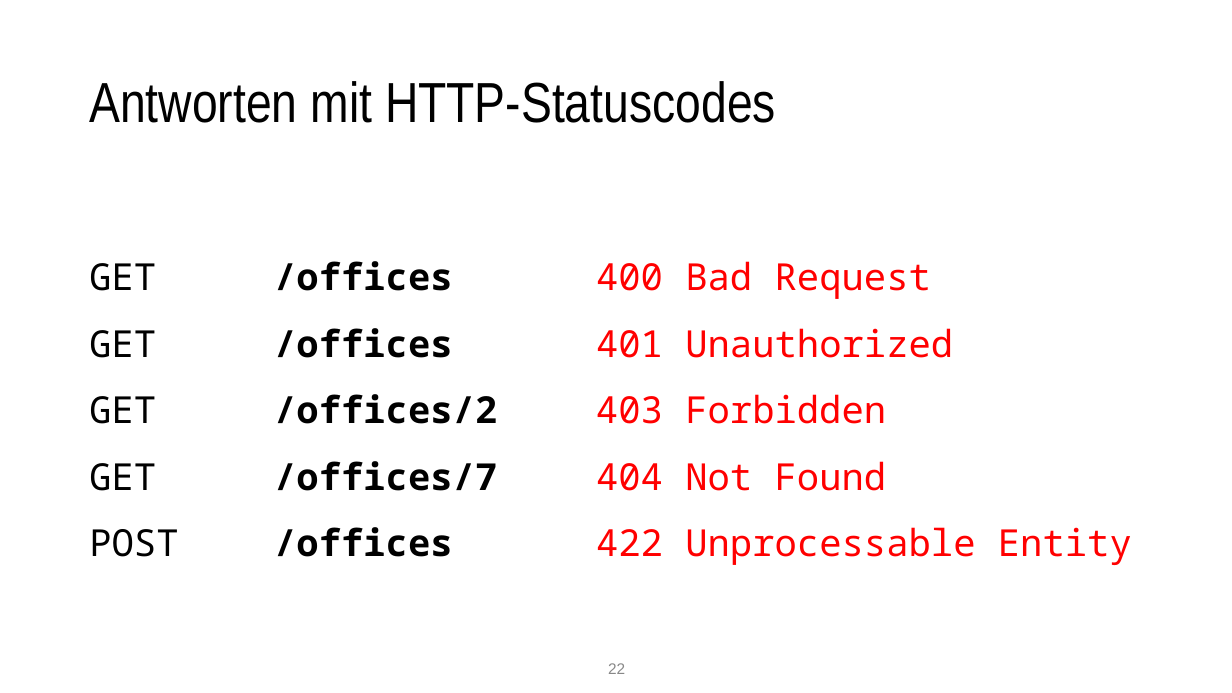
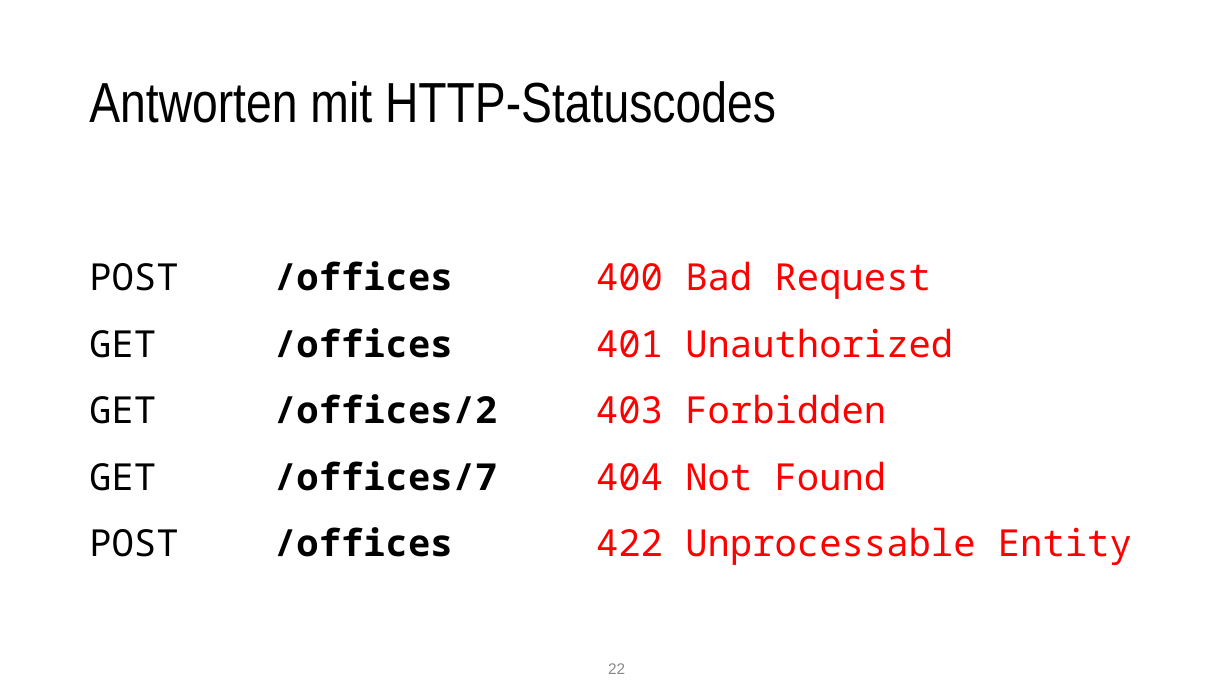
Before and after one commit to nordlb-public/techtalks, a slide deck: slide 22 of 01-api-design/präsentation.pptx. Drawn at 1232x693 pixels with LibreOffice and Linux fonts; fonts in the diff are those of the drawing. Boxes give left, top, right and bottom in pixels: in the first picture for what was removed or moved away, otherwise in the second. Text is boxed around its words. In the diff, an @@ line names an element or a change of style, - is before the commit and + after.

Commit message:
Lösung und Korrektur der Präsentation
* Lösung für das Hands-on unter 01-api-design/openapi_solution.yml veröffentlicht.
* Beispiel für 400 Bad Request mit POST statt GET

```diff
--- a/01-api-design/präsentation.pptx
+++ b/01-api-design/präsentation.pptx
@@ text at box(89, 261, 931, 299): text changed @@
-GET /offices 400 Bad Request
+POST /offices 400 Bad Request
```
Also in this commit, not shown: 2 other files.
